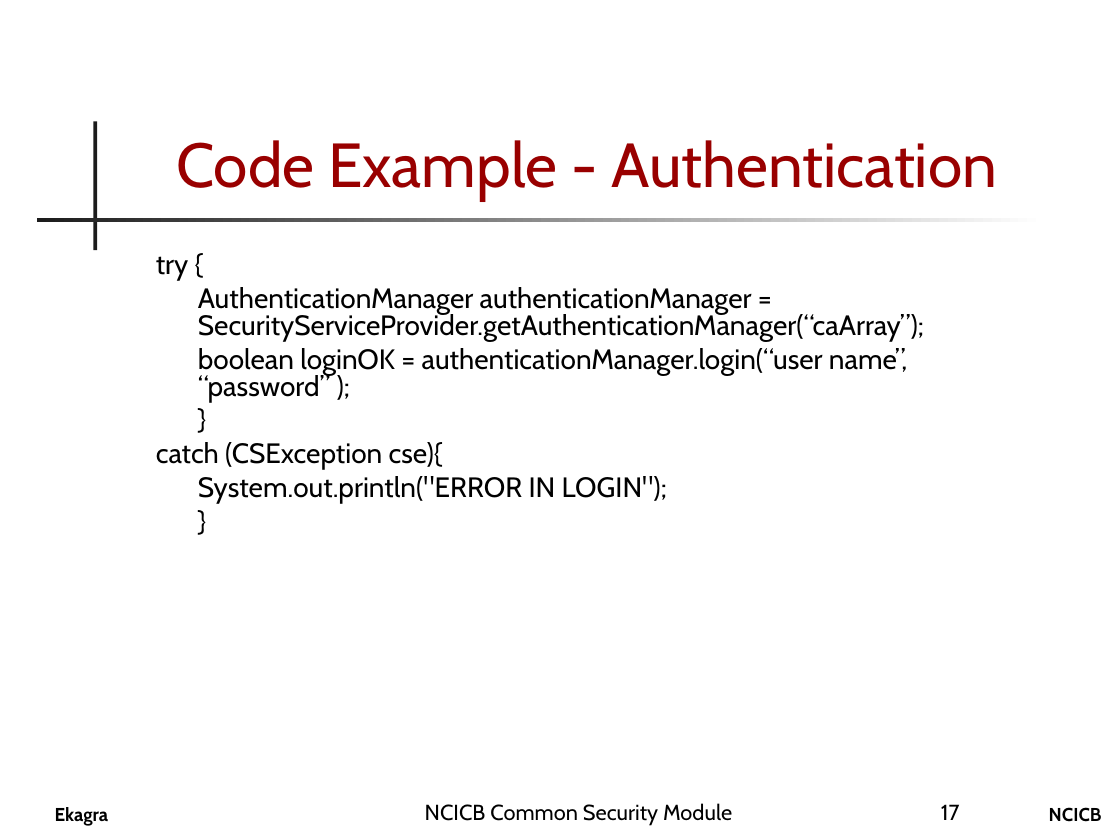
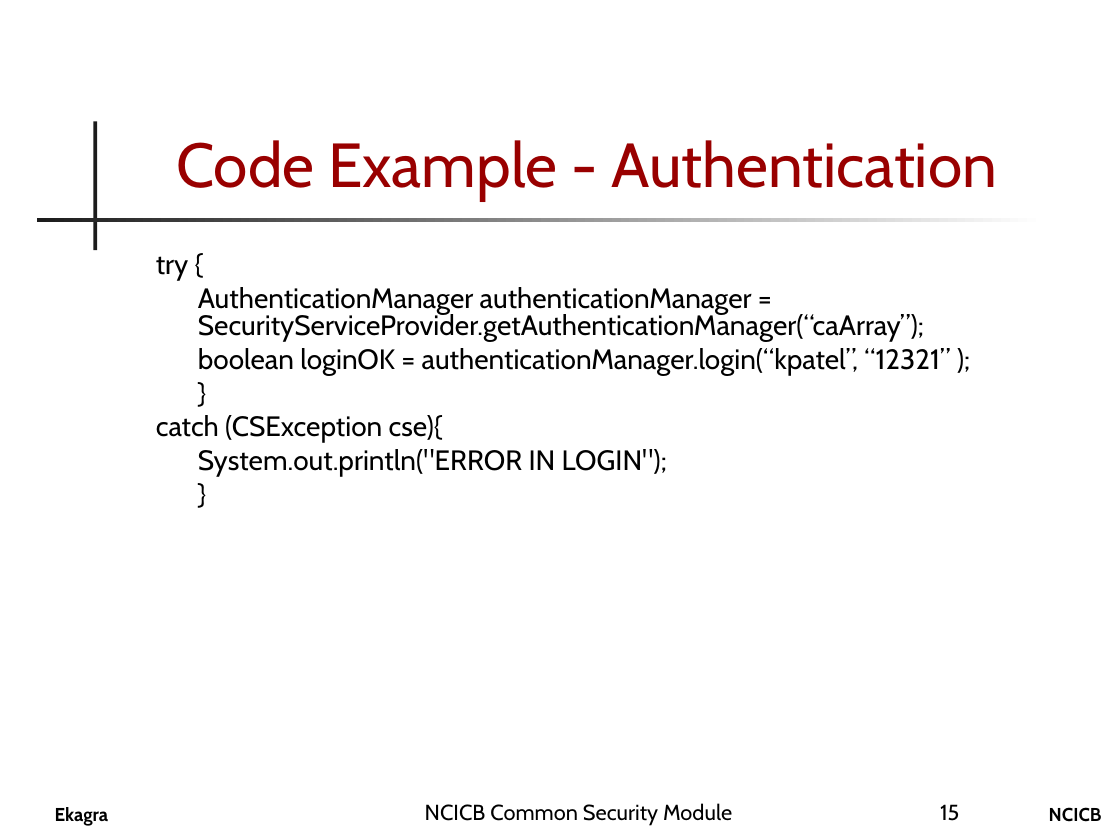
Before and after one commit to CBIIT/common-security-module-docs, a slide deck: slide 15 of CSM_Presentation.ppt (slide 17 before the commit). Drawn at 1120x840 pixels with LibreOffice and Linux fonts; fonts in the diff are those of the drawing; background and template pictures are left out. Boxes give left, top, right and bottom in pixels: in the first picture for what was removed or moved away, otherwise in the second. Text is boxed around its words. In the diff, an @@ line names an element or a change of style, - is before the commit and + after.

```diff
--- a/CSM_Presentation.ppt
+++ b/CSM_Presentation.ppt
@@ text at [198,348,950,375]: text changed @@
-boolean loginOK = authenticationManager.login(“user name”, “password” );
+boolean loginOK = authenticationManager.login(“kpatel”, “12321” );
@@ page number at [940,804,959,821]: text changed @@
-17
+15
```
Also in this commit, not shown: 15 other slides changed, 2 slides added.
